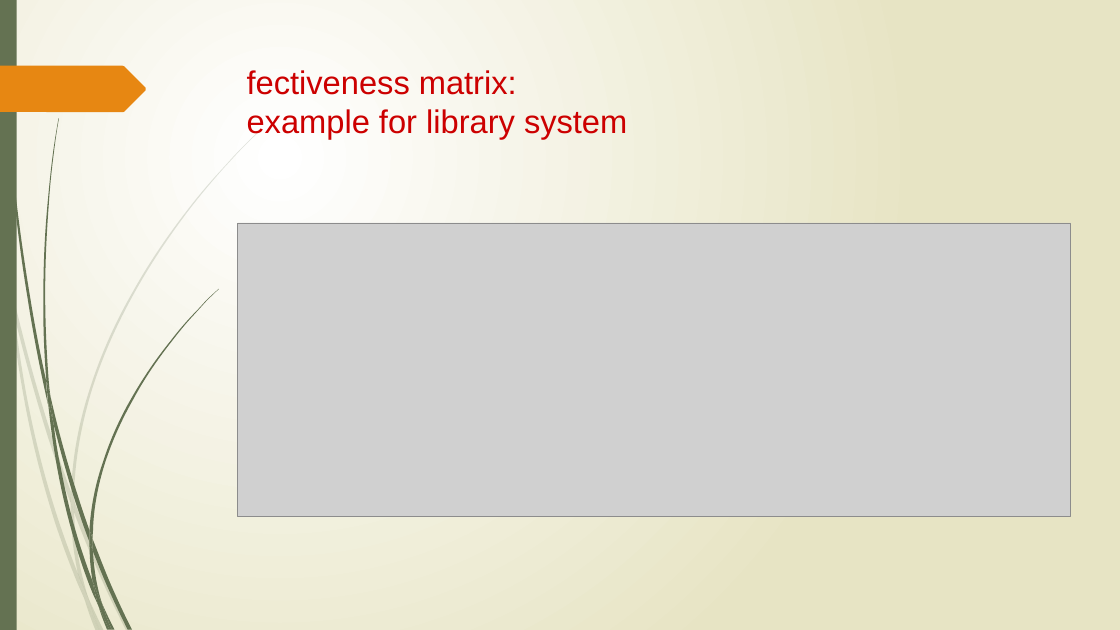
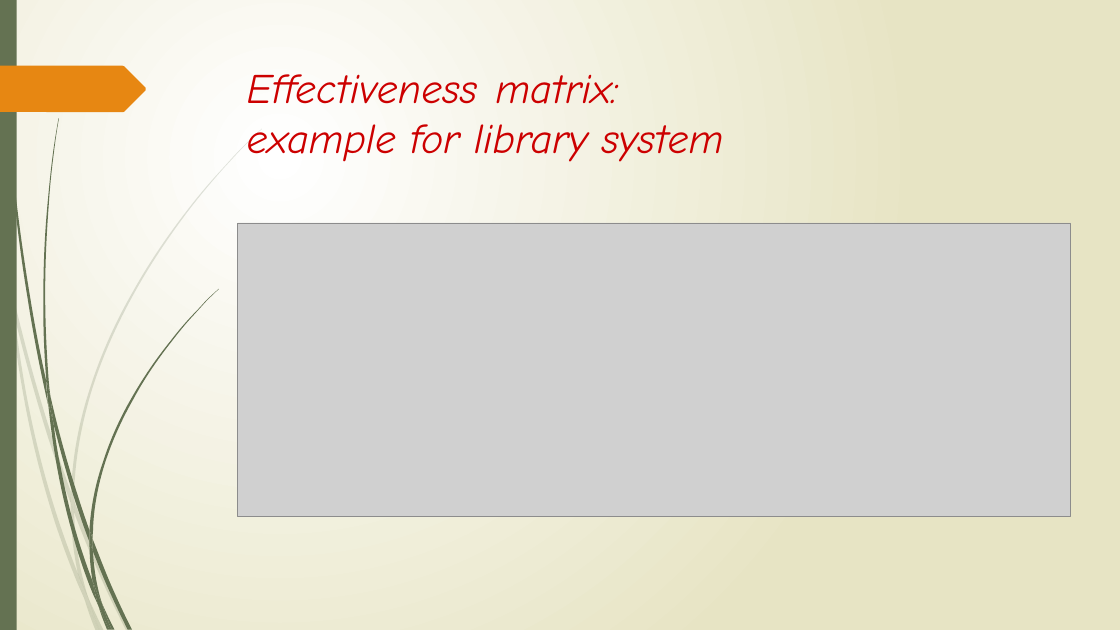
Before and after one commit to vutuanhai237/CourseMaterials, a slide deck: slide 95 of SE357-Requirement engineering/Slides/Lý thuyết/Bài 4- Khám phá yêu cầu.pptx. Drawn at 1120x630 pixels with LibreOffice and Linux fonts; fonts in the diff are those of the drawing; grey boxes stand for pictures. Boxes give left, top, right and bottom in pixels: in the first picture for what was removed or moved away, otherwise in the second. Text is boxed around its words. In the diff, an @@ line names an element or a change of style, - is before the commit and + after.

```diff
--- a/SE357-Requirement engineering/Slides/Lý thuyết/Bài 4- Khám phá yêu cầu.pptx
+++ b/SE357-Requirement engineering/Slides/Lý thuyết/Bài 4- Khám phá yêu cầu.pptx
@@ title at box(247, 74, 724, 162): text changed; size 28 to 36 pt; font Arial to Comic Neue; italic on @@
-fectiveness matrix:
-example for library system
+Effectiveness matrix:
+example for library system
```
Also in this commit, not shown: 15 other slides changed, 6 slides added, 3 slides removed, 19 other files.
